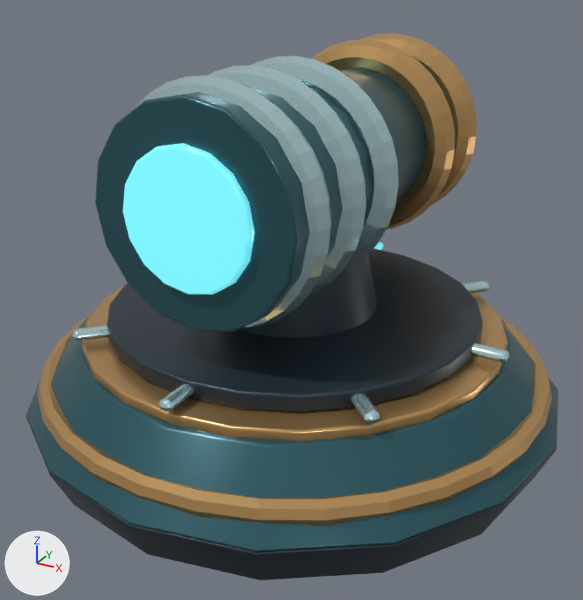
The glTF model public/models/optics/conduit.glb, before and after one commit.
Rendered twice from a camera (50 mm lens) standing at (0.711, -1.305, 0.917) and looking at (0.018, -0.044, 0.287). Lighting does not change. The marker at lower left points along +X, +Y and +Z. The picture after the commit comes second. Vertices at exactly the same position are counted once.

Names of what the first picture shows: 'conduit'.
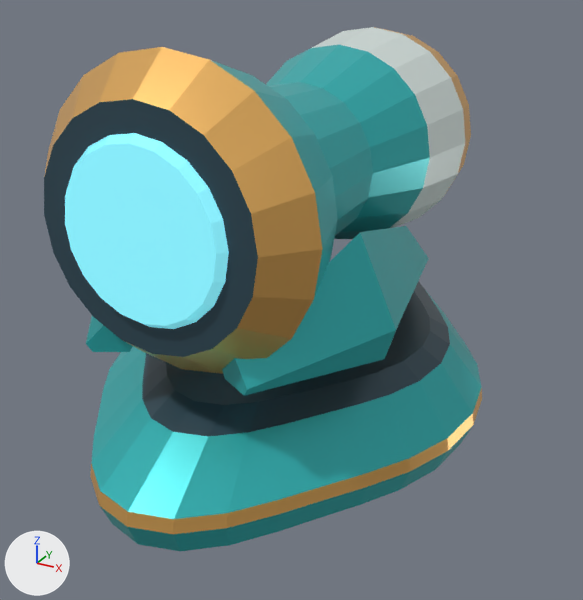
The change, as JSON lines over the scene's bpy script:
```json
{"op": "add", "block": "mat_lagoon_enamel", "code": ["mat_lagoon_enamel = principled_material('lagoon enamel')", "mat_lagoon_enamel.base_color = (0.032, 0.49, 0.5)  # cyan #32babc", "mat_lagoon_enamel.metallic = 0.35", "mat_lagoon_enamel.roughness = 0.34"]}
{"op": "add", "block": "mat_midnight_ceramic", "code": ["mat_midnight_ceramic = principled_material('midnight ceramic')", "mat_midnight_ceramic.base_color = (0.035, 0.078, 0.106)  # dark blue #354f5c", "mat_midnight_ceramic.metallic = 0.25", "mat_midnight_ceramic.roughness = 0.34"]}
{"op": "add", "block": "mat_satin_brass", "code": ["mat_satin_brass = principled_material('satin brass')", "mat_satin_brass.base_color = (0.85, 0.47, 0.13)  # orange #edb665", "mat_satin_brass.metallic = 0.6", "mat_satin_brass.roughness = 0.34"]}
{"op": "add", "block": "mat_porcelain", "code": ["mat_porcelain = principled_material('porcelain')", "mat_porcelain.base_color = (0.78, 0.88, 0.85)  # white #e5f1ed", "mat_porcelain.metallic = 0.29", "mat_porcelain.roughness = 0.34"]}
{"block": "me_cone_057", "where": "# used by ob_conduit; location = (0.0, 0.0, 0.0)"}
{"op": "remove", "block": "me_cone_057", "code": "me_cone_057.from_pydata(...)  # 2800 vertices, 5536 faces; spans x -0.538..0.538, y -0.538..0.538, z 0.0..0.738"}
{"op": "remove", "block": "me_cone_057", "code": "me_cone_057.materials.append(mat_ebonite)  # dark blue #293741"}
{"op": "remove", "block": "me_cone_057", "code": "me_cone_057.materials.append(mat_petrol_enamel)  # dark cyan #325f69"}
{"op": "remove", "block": "me_cone_057", "code": "me_cone_057.materials.append(mat_champagne_brass)  # orange #d1a66c"}
{"op": "add", "block": "me_cone_057", "code": "me_cone_057.from_pydata(...)  # 472 vertices, 924 faces; spans x -0.384..0.384, y -0.543..0.543, z 0.012..0.79"}
{"block": "me_cone_057", "change": "me_cone_057 part 1: a new loose piece, a 20-sided cut cone along y (radius 0.134 at the low end, 0.145 at the high end) spanning x -0.145..0.145, y -0.465..-0.451, z 0.395..0.685, in mat_glow (cyan #89f0ff, glowing cyan #5ea8b3)"}
{"block": "me_cone_057", "change": "me_cone_057 part 2: the loose piece of 256 vertices spanning x -0.512..0.512, y -0.512..0.512, z 0.108..0.152 is rebuilt with 192 vertices and now spans x -0.384..0.384, y -0.543..0.543, z 0.012..0.215"}
{"block": "me_cone_057", "change": "me_cone_057 part 3: the loose piece of 96 vertices spanning x -0.19..0.19, y -0.34..0.47, z 0.34..0.72 is rebuilt with 200 vertices and now spans x -0.25..0.25, y -0.45..0.47, z 0.29..0.79"}
{"block": "me_cone_057", "change": "me_cone_057 part 4: a new loose piece of 20 vertices spanning x -0.3..-0.085, y -0.429..0.336, z 0.255..0.51"}
{"block": "me_cone_057", "change": "me_cone_057 part 5: a new loose piece of 20 vertices spanning x 0.085..0.3, y -0.429..0.336, z 0.255..0.51"}
{"block": "me_cone_057", "change": "me_cone_057 part 6: 20 loose pieces with 2448 vertices, spanning x -0.538..0.538, y -0.538..0.538, z 0.0..0.738, are deleted"}
{"op": "remove", "block": "me_cone_057", "code": "me_cone_057.materials.append(mat_silver)  # pale blue #c4e3e7"}
{"op": "add", "block": "me_cone_057", "code": "me_cone_057.materials.append(mat_midnight_ceramic)  # dark blue #354f5c"}
{"op": "add", "block": "me_cone_057", "code": "me_cone_057.materials.append(mat_lagoon_enamel)  # cyan #32babc"}
{"op": "add", "block": "me_cone_057", "code": "me_cone_057.materials.append(mat_satin_brass)  # orange #edb665"}
{"op": "add", "block": "me_cone_057", "code": "me_cone_057.materials.append(mat_porcelain)  # white #e5f1ed"}
```

What differs and where, as boxes (x1, y1, x2, y2) in the pictures (583 x 600 px):
```json
{"object": "conduit", "change": "reshaped", "before": [26, 33, 558, 580], "after": [44, 27, 482, 551], "on screen": "18% narrower"}
{"part": 1, "of": "me_cone_057", "change": "added", "after": [65, 133, 229, 329], "on screen": "cyan"}
{"part": 2, "of": "me_cone_057", "change": "rebuilt", "before": [37, 314, 552, 525], "after": [90, 261, 482, 551]}
{"part": 3, "of": "me_cone_057", "change": "rebuilt", "before": [95, 67, 427, 332], "after": [44, 27, 471, 374], "on screen": "29% wider, 31% taller"}
{"part": 4, "of": "me_cone_057", "change": "added", "after": [86, 316, 133, 352]}
{"part": 5, "of": "me_cone_057", "change": "added", "after": [222, 226, 429, 396]}
{"part": 6, "of": "me_cone_057", "change": "deleted", "before": [26, 33, 558, 580]}
```
